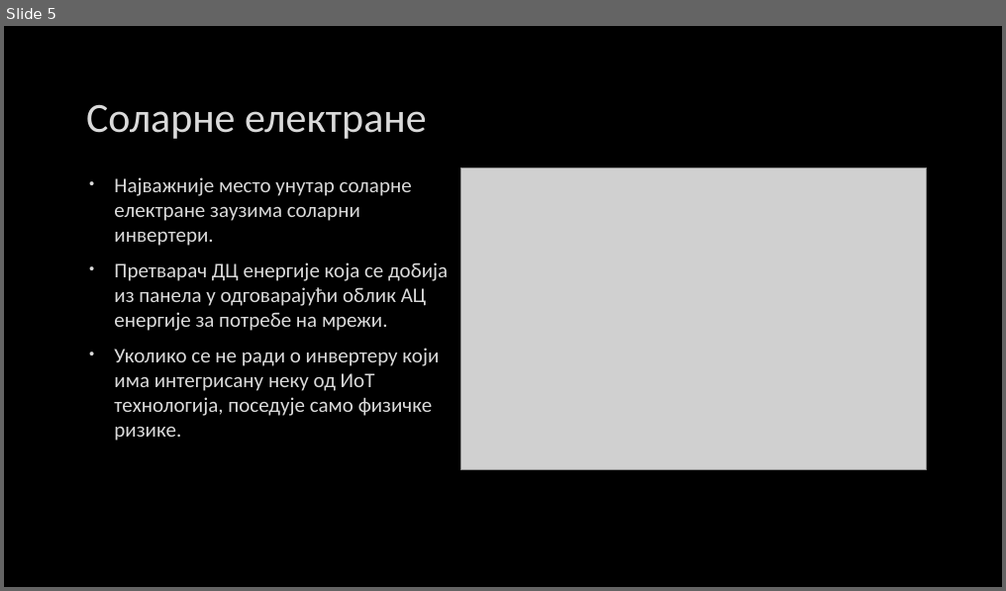
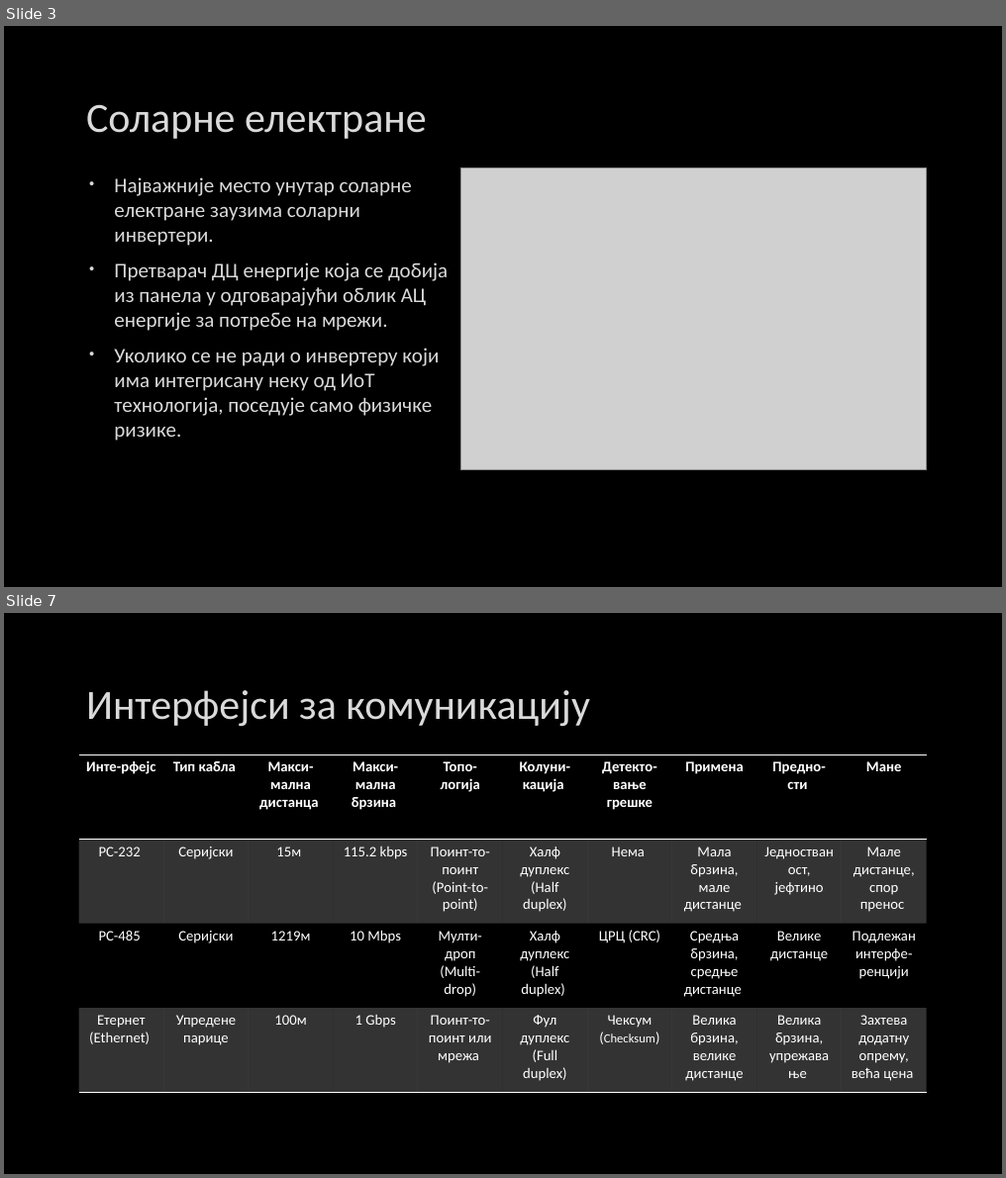
Before and after one commit to Vukasin211/Diplomski-rad, a slide deck: Сајбер безбедност соларних инвертера.pptx. Shown one above the other, each under a label of ours: slide 5 before the commit, slides 3 and 7 after it; the slides between them are not shown. The pictures are 1006x591 and 1006x1178 pixels, drawn with LibreOffice and Linux fonts; fonts in the diff are those of the drawing; grey boxes stand for pictures; background and template pictures are left out. Boxes give left, top, right and bottom in pixels: in the first picture for what was removed or moved away, otherwise in the second. Text is boxed around its words. In the diff, an @@ line names an element or a change of style, - is before the commit and + after.

```diff
--- a/Сајбер безбедност соларних инвертера.pptx
+++ b/Сајбер безбедност соларних инвертера.pptx
@@ slide 7 added at (4,613,1002,1174), background picture (left out) @@
@@ title added at (86,690,590,726), 40 pt, text #DADADA @@
+Интерфејси за комуникацију
@@ table added at (79,755,925,1092), 4 rows, 10 columns @@
+Инте-рфејс | Тип кабла | Макси-мална дистанца | Макси-мална брзина | Топо-логија | Колуни-кација | Детекто-вање грешке | Примена | Предно-сти | Мане
+РС-232 | Серијски | 15м | 115.2 kbps | Поинт-то-поинт (Point-to-point) | Халф дуплекс (Half duplex) | Нема | Мала брзина, мале дистанце | Једностваност, јефтино | Мале дистанце, спор пренос
+РС-485 | Серијски | 1219м | 10 Mbps | Мулти-дроп (Multi-drop) | Халф дуплекс (Half duplex) | ЦРЦ (CRC) | Средња брзина, средње дистанце | Велике дистанце | Подлежан интерфе-ренцији
+Етернет (Ethernet) | Упредене парице | 100м | 1 Gbps | Поинт-то-поинт или мрежа | Фул дуплекс (Full duplex) | Чексум (Checksum) | Велика брзина, велике дистанце | Велика брзина, упрежавање | Захтева додатну опрему, већа цена
@@ what was slide 5 is now slide 3 @@
```
Also in this commit, not shown: 4 slides changed, 20 other slides added, 10 slides removed, 20 other files.
